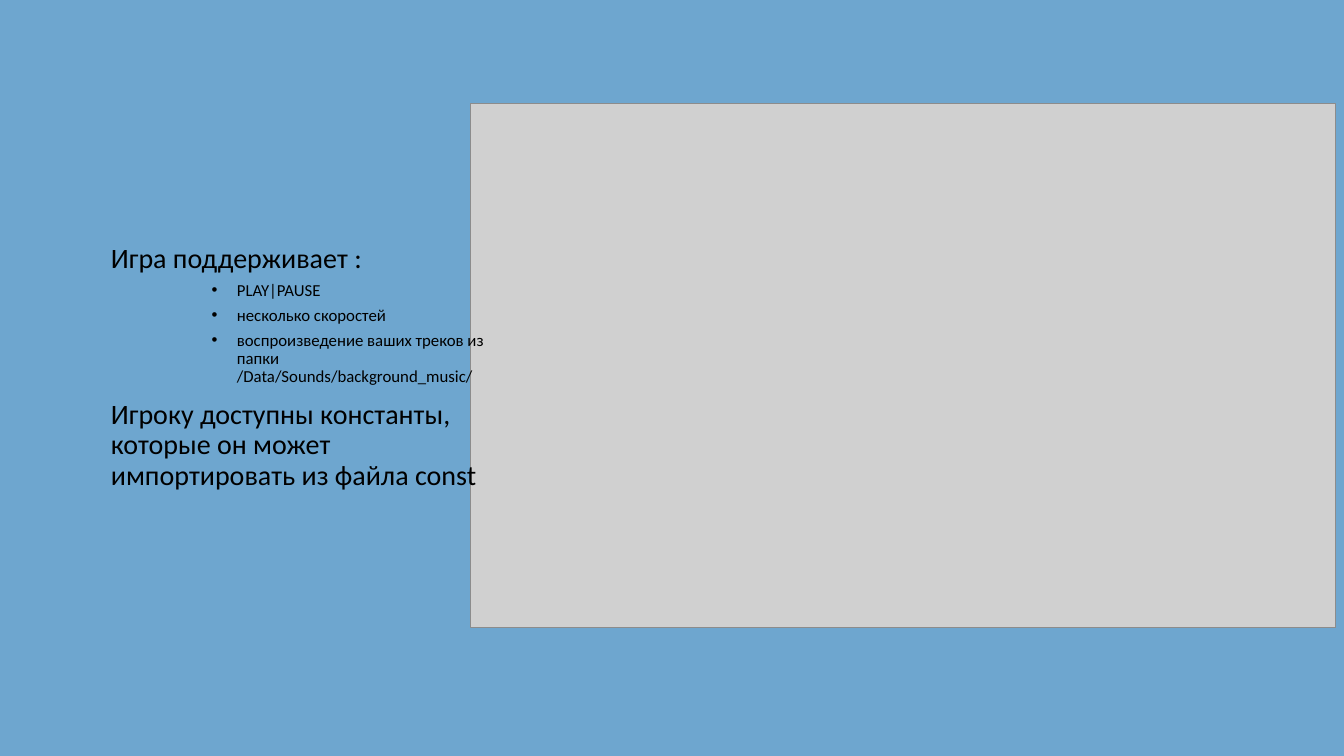
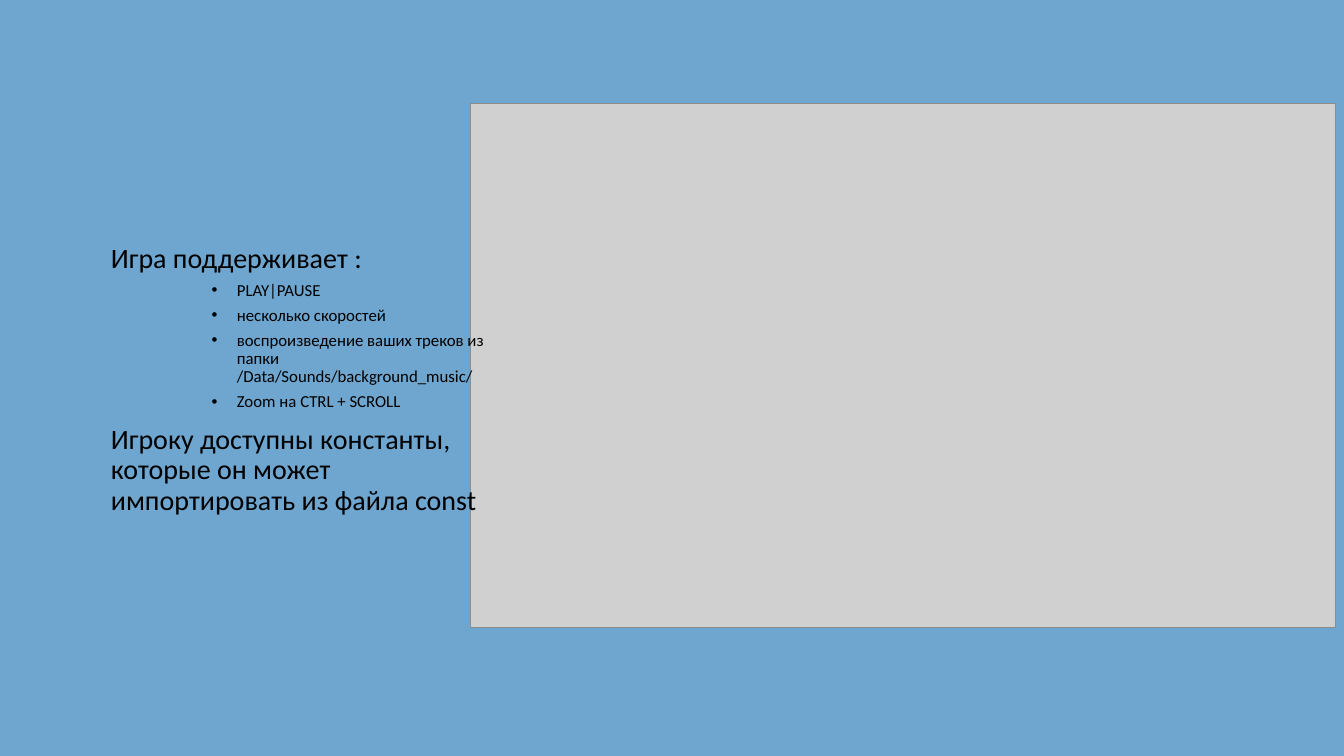
Before and after one commit to MR-Geri/ErrorAndAnotherError, a slide deck: slide 3 of prezentatsia.pptx. Drawn at 1344x756 pixels with LibreOffice and Linux fonts; fonts in the diff are those of the drawing; grey boxes stand for pictures. Boxes give left, top, right and bottom in pixels: in the first picture for what was removed or moved away, otherwise in the second. Text is boxed around its words. In the diff, an @@ line names an element or a change of style, - is before the commit and + after.

```diff
--- a/prezentatsia.pptx
+++ b/prezentatsia.pptx
@@ text at (237,396,401,407): paragraph added @@
+    • Zoom на CTRL + SCROLL
```
Also in this commit, not shown: 2 other slides changed, 2 slides added, 1 slide removed, 3 other files.
